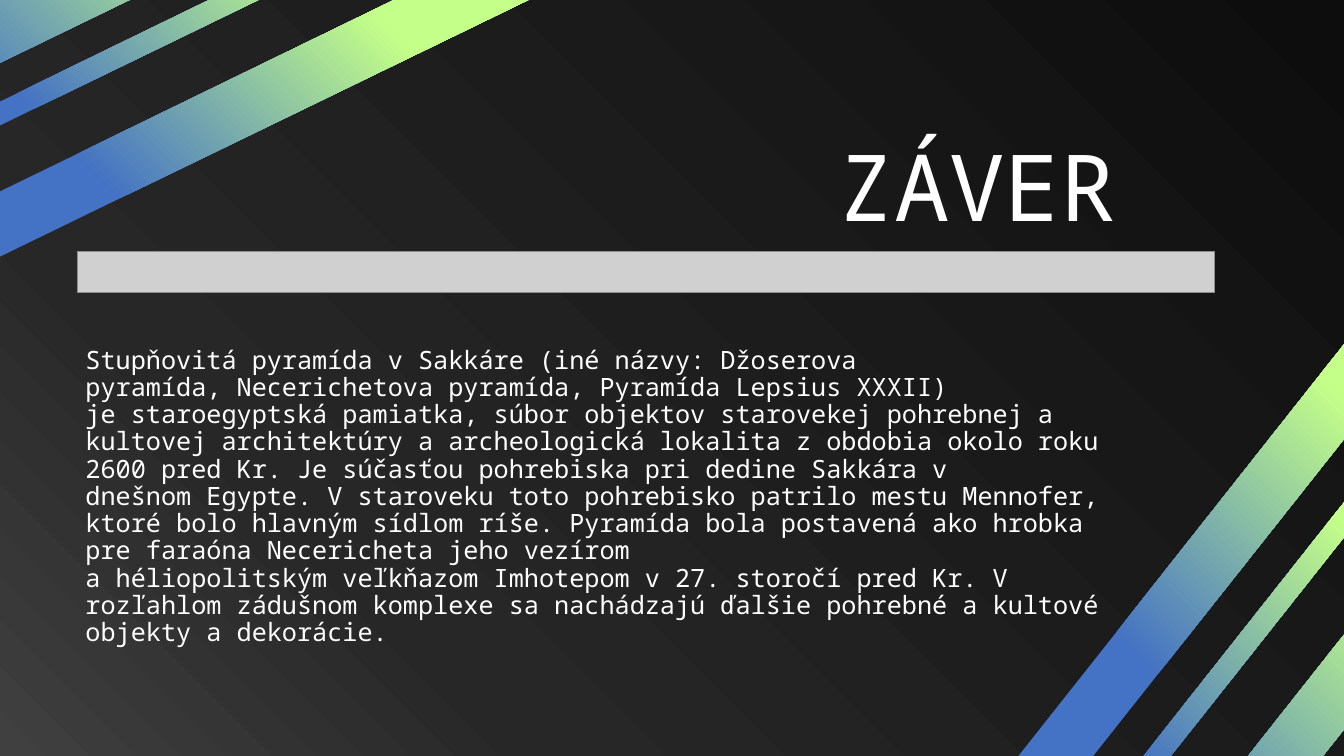
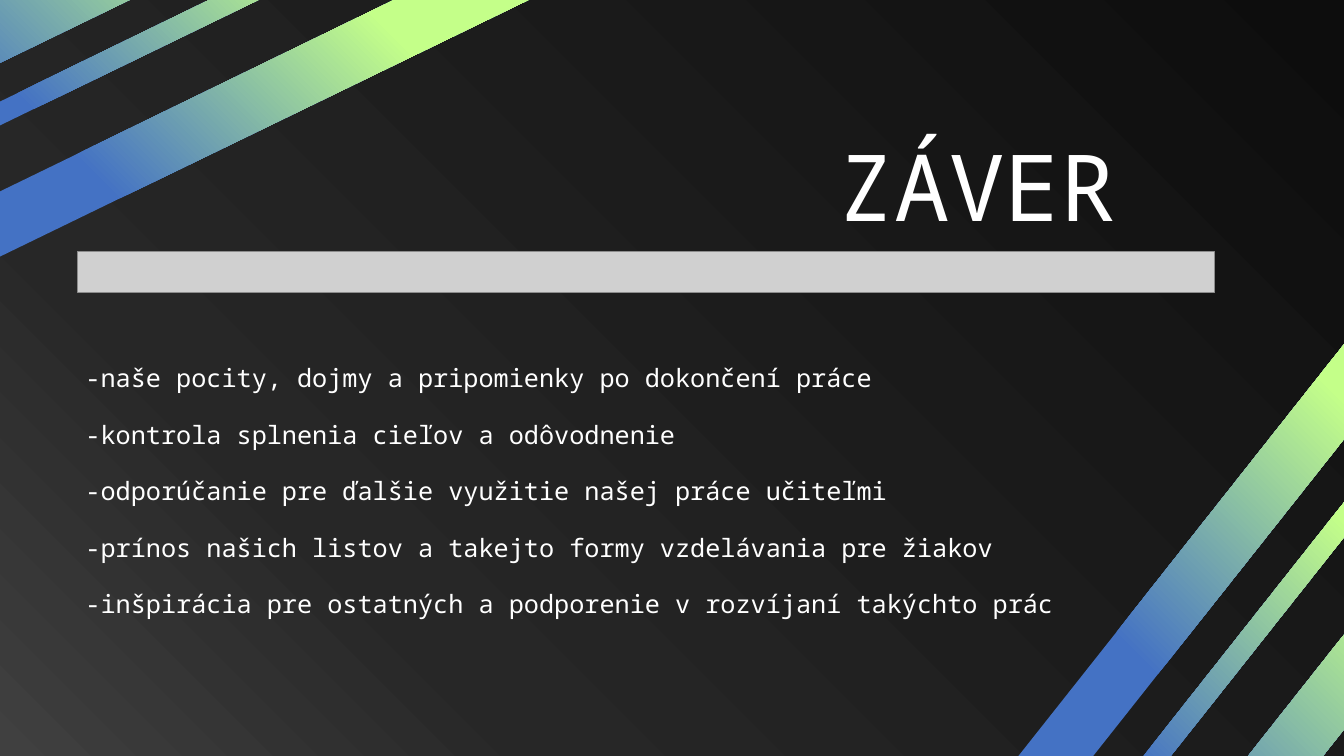
Before and after one commit to Moriacik/SOC, a slide deck: slide 11 of prezentácia-finálna-v2.pptx (slide 14 before the commit). Drawn at 1344x756 pixels with LibreOffice and Linux fonts; fonts in the diff are those of the drawing; grey boxes stand for pictures. Boxes give left, top, right and bottom in pixels: in the first picture for what was removed or moved away, otherwise in the second. Text is boxed around its words. In the diff, an @@ line names an element or a change of style, - is before the commit and + after.

```diff
--- a/prezentácia-finálna-v2.pptx
+++ b/prezentácia-finálna-v2.pptx
@@ text at bbox=[85, 367, 1053, 619]: text changed @@
-Stupňovitá pyramída v Sakkáre (iné názvy: Džoserova pyramída, Necerichetova pyramída, Pyramída Lepsius XXXII) je staroegyptská pamiatka, súbor objektov starovekej pohrebnej a kultovej architektúry a archeologická lokalita z obdobia okolo roku 2600 pred Kr. Je súčasťou pohrebiska pri dedine Sakkára v
-dnešnom Egypte. V staroveku toto pohrebisko patrilo mestu Mennofer, ktoré bolo hlavným sídlom ríše. Pyramída bola postavená ako hrobka pre faraóna Necericheta jeho vezírom a héliopolitským veľkňazom Imhotepom v 27. storočí pred Kr. V rozľahlom zádušnom komplexe sa nachádzajú ďalšie pohrebné a kultové objekty a dekorácie.
+-naše pocity, dojmy a pripomienky po dokončení práce
+-kontrola splnenia cieľov a odôvodnenie
+-odporúčanie pre ďalšie využitie našej práce učiteľmi
+-prínos našich listov a takejto formy vzdelávania pre žiakov
+-inšpirácia pre ostatných a podporenie v rozvíjaní takýchto prác
```
Also in this commit, not shown: 3 other slides changed, 4 slides added, 8 slides removed.
